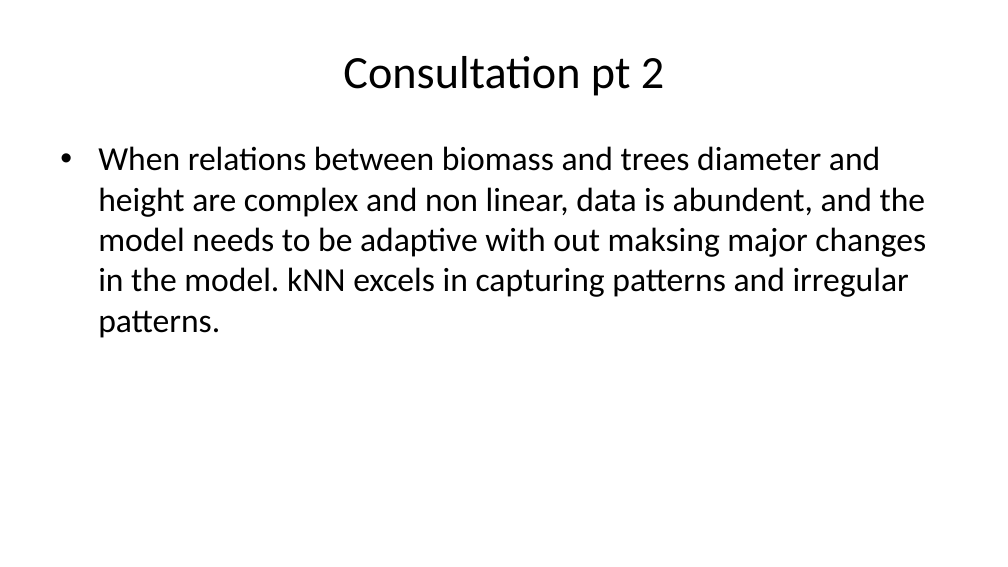
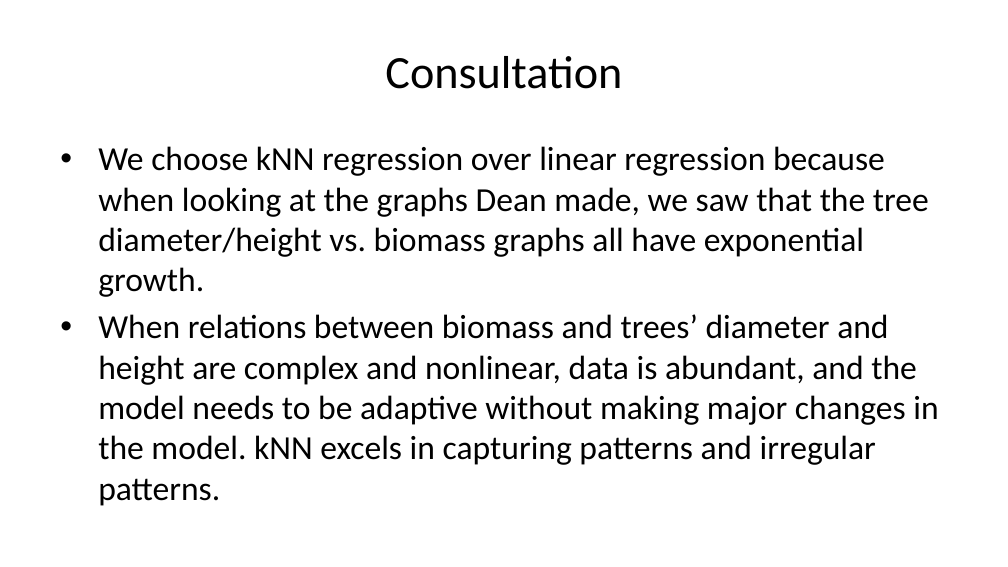
Before and after one commit to deancallahan25/Redwood-Analytics-Portfolio, a slide deck: slide 12 of Project-3/presentation.pptx (slide 13 before the commit). Drawn at 1008x567 pixels with LibreOffice and Linux fonts; fonts in the diff are those of the drawing. Boxes give left, top, right and bottom in pixels: in the first picture for what was removed or moved away, otherwise in the second. Text is boxed around its words. In the diff, an @@ line names an element or a change of style, - is before the commit and + after.

Commit message:
added quantile regression to presentation

```diff
--- a/Project-3/presentation.pptx
+++ b/Project-3/presentation.pptx
@@ title at (385,56,622,89): text changed @@
-Consultation pt 2
+Consultation
@@ text at (98,146,938,506): text changed @@
-• When relations between biomass and trees diameter and height are complex and non linear, data is abundent, and the model needs to be adaptive with out maksing major changes in the model. kNN excels in capturing patterns and irregular patterns.
+• We choose kNN regression over linear regression because when looking at the graphs Dean made, we saw that the tree diameter/height vs. biomass graphs all have exponential growth.
+• When relations between biomass and trees’ diameter and height are complex and nonlinear, data is abundant, and the model needs to be adaptive without making major changes in the model. kNN excels in capturing patterns and irregular patterns.
```
Also in this commit, not shown: 7 other slides changed, 5 slides added, 2 slides removed, 1 other file.
